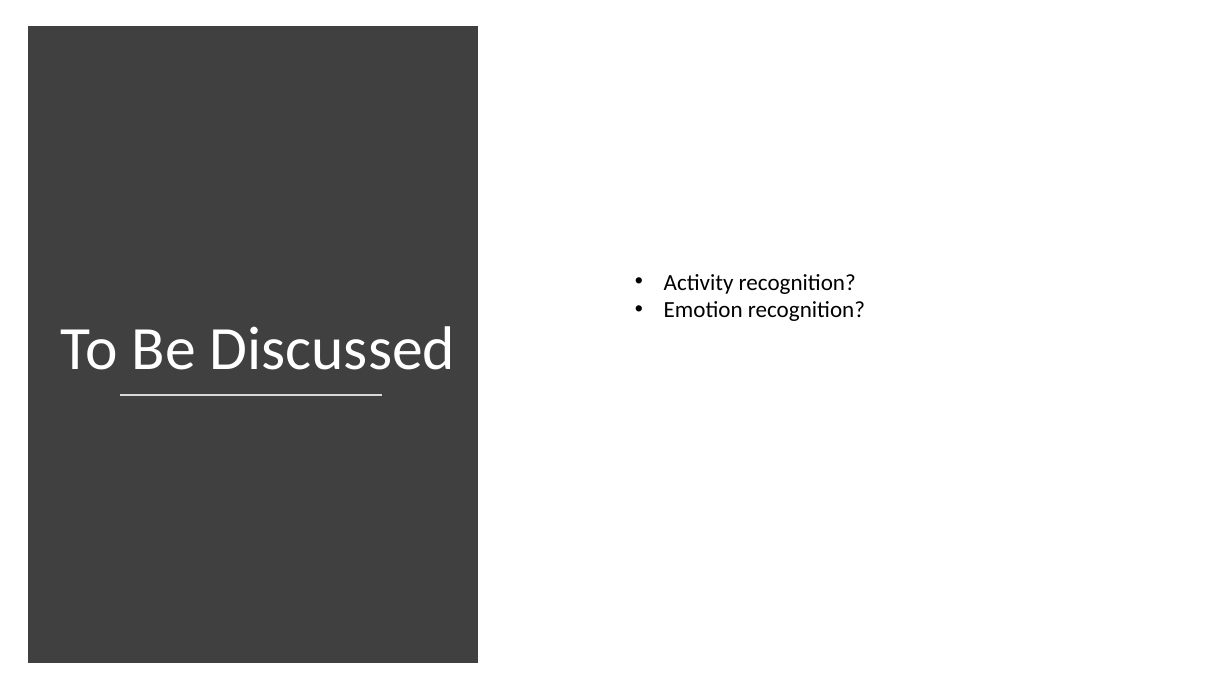
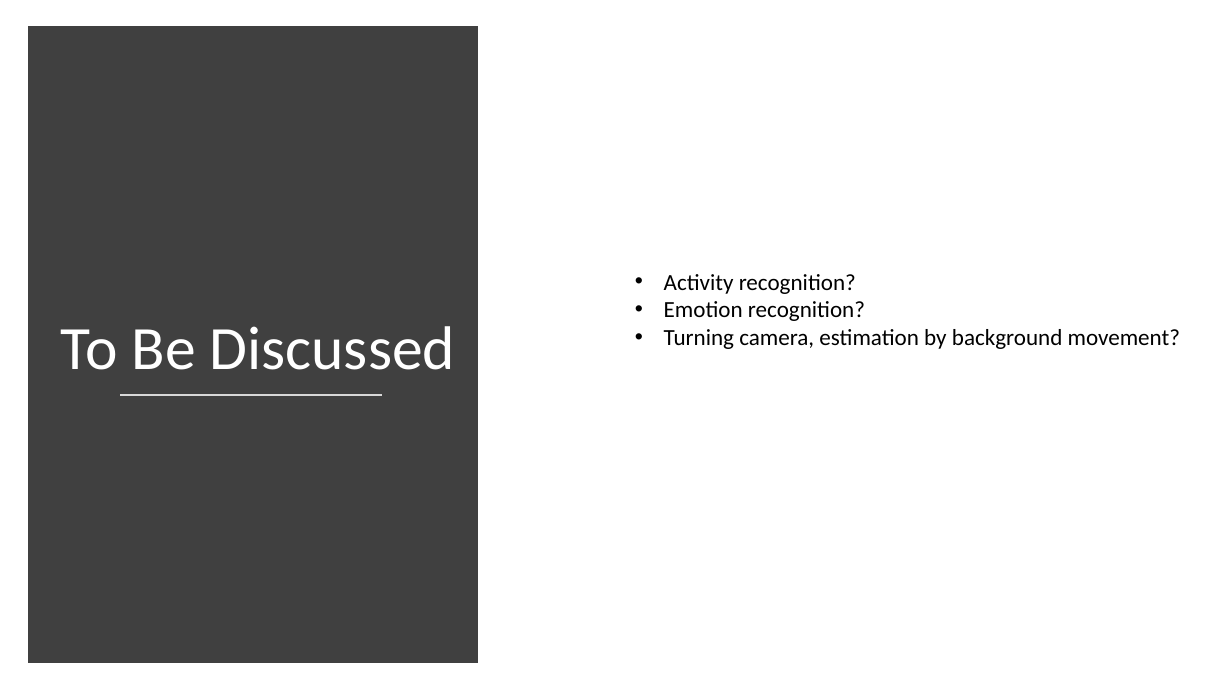
Before and after one commit to SakariLampola/Thesis, a slide deck: slide 36 of presentations/Audit 20180301.pptx (slide 34 before the commit). Drawn at 1232x693 pixels with LibreOffice and Linux fonts; fonts in the diff are those of the drawing. Boxes give left, top, right and bottom in pixels: in the first picture for what was removed or moved away, otherwise in the second. Text is boxed around its words. In the diff, an @@ line names an element or a change of style, - is before the commit and + after.

Commit message:
20180125b
Map presentation

```diff
--- a/presentations/Audit 20180301.pptx
+++ b/presentations/Audit 20180301.pptx
@@ text at [664, 329, 1180, 349]: paragraph added @@
+• Turning camera, estimation by background movement?
```
Also in this commit, not shown: 1 other slide changed, 2 slides added, 5 other files.
